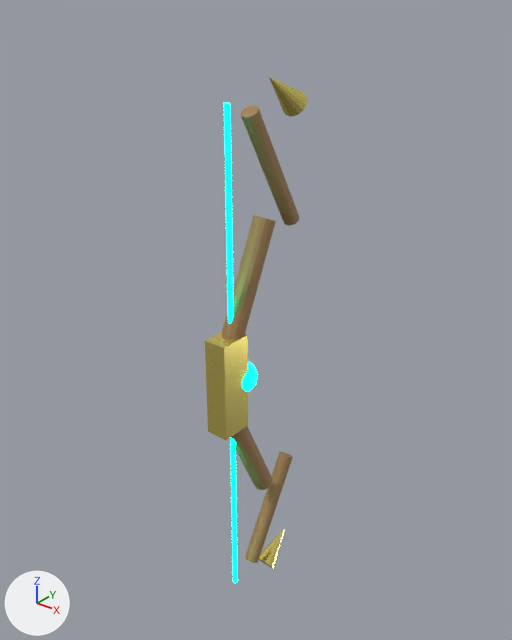
The OBJ model assets/models/bow_weapon.obj as it was, and as the next commit left it.
Both versions are drawn from a 50 mm lens placed at (1.155, -1.312, 1.05), pointed at (-0.042, 0.183, 0.123). Every picture has the same lights, and +X, +Y and +Z are marked at lower left. The first picture is the older version. Where no turn or scale is listed for an object, it has been applied to the vertices.

Names of what the first picture shows: 'Bow_Riser', 'Bowstring', 'Limb_Lower_1', 'Limb_Lower_2', 'Limb_Upper_1', 'Limb_Upper_2', 'Tip_Lower', 'Tip_Upper' and 1 more.
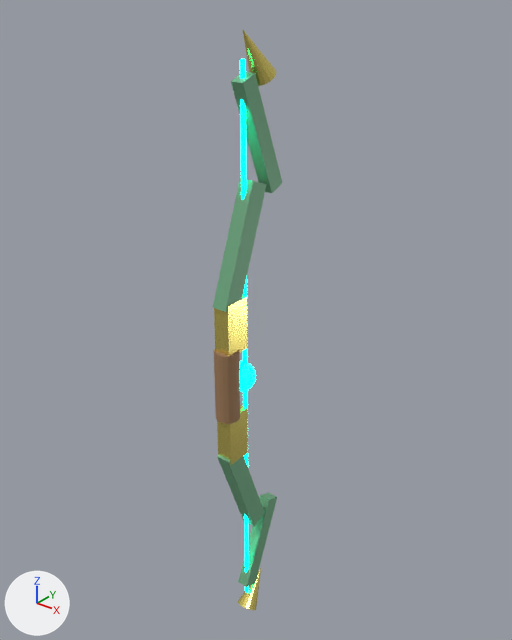
Patch to the scene script:
```diff
--- a/assets/models/bow_weapon.obj.py
+++ b/assets/models/bow_weapon.obj.py
@@ mat_bow_wood @@
 mat_bow_wood = principled_material('Bow_Wood')
-mat_bow_wood.base_color = (0.35, 0.2, 0.08)  # brown #a07c50
+mat_bow_wood.base_color = (0.16, 0.4, 0.22)  # green #6faa81
 mat_bow_wood.metallic = 0.05
@@ me_bowstring @@
-me_bowstring.from_pydata(...)  # 32 vertices, 18 faces; spans x -0.01..0.01, y 0.01..0.03, z -0.77..0.77
+me_bowstring.from_pydata(...)  # 32 vertices, 18 faces; spans x -0.01..0.01, y 0.07..0.09, z -0.87..0.87
+# me_bowstring part 1: the whole mesh is scaled about its middle by (0.875, 0.875, 1.12), then moved by (0.0, 0.06, 0.0)
 me_bowstring.materials.append(mat_bow_glow)
@@ me_upper_limb_2 @@
+me_upper_limb_2.from_pydata([(-0.019, 0.177, 0.522), (-0.019, 0.057, 0.819), (-0.019, 0.223, 0.541), (-0.019, 0.103, 0.838), (0.019, 0.177, 0.522), (0.019, 0.057, 0.819), (0.019, 0.223, 0.541), (0.019, 0.103, 0.838)], [], [(0, 1, 3, 2), (2, 3, 7, 6), (6, 7, 5, 4), (4, 5, 1, 0), (2, 6, 4, 0), (7, 3, 1, 5)])
+me_upper_limb_2.materials.append(mat_bow_wood)  # green #6faa81
@@ me_upper_limb_1 @@
+me_upper_limb_1.from_pydata([(-0.022, -0.028, 0.246), (-0.022, 0.092, 0.575), (-0.022, 0.028, 0.225), (-0.022, 0.148, 0.554), (0.022, -0.028, 0.246), (0.022, 0.092, 0.575), (0.022, 0.028, 0.225), (0.022, 0.148, 0.554)], [], [(0, 1, 3, 2), (2, 3, 7, 6), (6, 7, 5, 4), (4, 5, 1, 0), (2, 6, 4, 0), (7, 3, 1, 5)])
+me_upper_limb_1.materials.append(mat_bow_wood)  # green #6faa81
@@ me_lower_limb_2 @@
+me_lower_limb_2.from_pydata([(-0.019, 0.057, -0.819), (-0.019, 0.177, -0.522), (-0.019, 0.103, -0.838), (-0.019, 0.223, -0.541), (0.019, 0.057, -0.819), (0.019, 0.177, -0.522), (0.019, 0.103, -0.838), (0.019, 0.223, -0.541)], [], [(0, 1, 3, 2), (2, 3, 7, 6), (6, 7, 5, 4), (4, 5, 1, 0), (2, 6, 4, 0), (7, 3, 1, 5)])
+me_lower_limb_2.materials.append(mat_bow_wood)  # green #6faa81
@@ me_lower_limb_1 @@
+me_lower_limb_1.from_pydata([(-0.022, 0.092, -0.575), (-0.022, -0.028, -0.246), (-0.022, 0.148, -0.554), (-0.022, 0.028, -0.225), (0.022, 0.092, -0.575), (0.022, -0.028, -0.246), (0.022, 0.148, -0.554), (0.022, 0.028, -0.225)], [], [(0, 1, 3, 2), (2, 3, 7, 6), (6, 7, 5, 4), (4, 5, 1, 0), (2, 6, 4, 0), (7, 3, 1, 5)])
+me_lower_limb_1.materials.append(mat_bow_wood)  # green #6faa81
@@ ob_bow_riser @@
-ob_bow_riser = bpy.data.objects.new('Bow_Riser', me_bow_riser)
@@ ob_limb_lower_1 @@
-ob_limb_lower_1 = bpy.data.objects.new('Limb_Lower_1', me_limb_lower_1)
@@ ob_limb_lower_2 @@
-ob_limb_lower_2 = bpy.data.objects.new('Limb_Lower_2', me_limb_lower_2)
@@ ob_limb_upper_1 @@
-ob_limb_upper_1 = bpy.data.objects.new('Limb_Upper_1', me_limb_upper_1)
@@ ob_limb_upper_2 @@
-ob_limb_upper_2 = bpy.data.objects.new('Limb_Upper_2', me_limb_upper_2)
@@ ob_tip_lower @@
-ob_tip_lower = bpy.data.objects.new('Tip_Lower', me_tip_lower)
@@ ob_tip_upper @@
-ob_tip_upper = bpy.data.objects.new('Tip_Upper', me_tip_upper)
@@ ob_upper_tip @@
+ob_upper_tip = bpy.data.objects.new('Upper_Tip', me_upper_tip)  # 17 vertices, 17 faces; spans x -0.035..0.035, y 0.0799..0.1888, z 0.8026..0.9373; in mat_bow_gold (yellow #f9e77c)
+ob_upper_tip.location = (0.0, 0.0, 0.0)
@@ ob_upper_limb_2 @@
+ob_upper_limb_2 = bpy.data.objects.new('Upper_Limb_2', me_upper_limb_2)
+ob_upper_limb_2.location = (0.0, 0.0, 0.0)
@@ ob_upper_limb_1 @@
+ob_upper_limb_1 = bpy.data.objects.new('Upper_Limb_1', me_upper_limb_1)
+ob_upper_limb_1.location = (0.0, 0.0, 0.0)
@@ ob_riser_upper @@
+ob_riser_upper = bpy.data.objects.new('Riser_Upper', me_riser_upper)  # a box spanning x -0.025..0.025, y -0.02..0.06, z 0.1..0.26; in mat_bow_gold (yellow #f9e77c)
+ob_riser_upper.location = (0.0, 0.0, 0.0)
@@ ob_riser_lower @@
+ob_riser_lower = bpy.data.objects.new('Riser_Lower', me_riser_lower)  # a box spanning x -0.025..0.025, y -0.02..0.06, z -0.26..-0.1; in mat_bow_gold (yellow #f9e77c)
+ob_riser_lower.location = (0.0, 0.0, 0.0)
@@ ob_lower_tip @@
+ob_lower_tip = bpy.data.objects.new('Lower_Tip', me_lower_tip)  # 17 vertices, 17 faces; spans x -0.035..0.035, y 0.0512..0.1601, z -0.9574..-0.8227; in mat_bow_gold (yellow #f9e77c)
+ob_lower_tip.location = (0.0, 0.0, 0.0)
@@ ob_lower_limb_2 @@
+ob_lower_limb_2 = bpy.data.objects.new('Lower_Limb_2', me_lower_limb_2)
+ob_lower_limb_2.location = (0.0, 0.0, 0.0)
@@ ob_lower_limb_1 @@
+ob_lower_limb_1 = bpy.data.objects.new('Lower_Limb_1', me_lower_limb_1)
+ob_lower_limb_1.location = (0.0, 0.0, 0.0)
@@ ob_grip_wrap @@
+ob_grip_wrap = bpy.data.objects.new('Grip_Wrap', me_grip_wrap)  # a 16-sided cylinder along z spanning x -0.036..0.036, y -0.036..0.036, z -0.11..0.11; in mat_bow_leather (brown #a07c59)
+ob_grip_wrap.location = (0.0, 0.0, 0.0)
```

Changed parts and their boxes (x1, y1, x2, y2) in the pictures (512 x 640 px):
'Bow_Riser', deleted (yellow): before (205, 332, 248, 440)
'Upper_Limb_1', added (green): after (213, 178, 267, 312)
'Bowstring', moved, rescaled (33% narrower, 11% taller): before (224, 103, 238, 583); after (240, 59, 249, 593)
'Limb_Upper_1', deleted (brown): before (221, 215, 276, 340)
'Upper_Limb_2', added (green): after (231, 72, 282, 193)
'Limb_Upper_2', deleted (brown): before (241, 105, 299, 226)
'Grip_Wrap', added (brown): after (214, 349, 240, 424)
'Limb_Lower_2', deleted (brown): before (245, 452, 293, 563)
'Riser_Upper', added (yellow): after (214, 296, 247, 356)
'Lower_Limb_1', added (green): after (217, 455, 264, 526)
'Lower_Limb_2', added (green): after (238, 492, 277, 587)
'Riser_Lower', added (yellow): after (217, 405, 248, 465)
'Limb_Lower_1', deleted (brown): before (231, 426, 272, 490)
'Upper_Tip', added (yellow): after (243, 30, 276, 86)
'Tip_Upper', deleted (yellow): before (269, 77, 307, 117)
'Tip_Lower', deleted (yellow): before (259, 528, 285, 569)
'Lower_Tip', added (yellow): after (238, 568, 261, 610)
